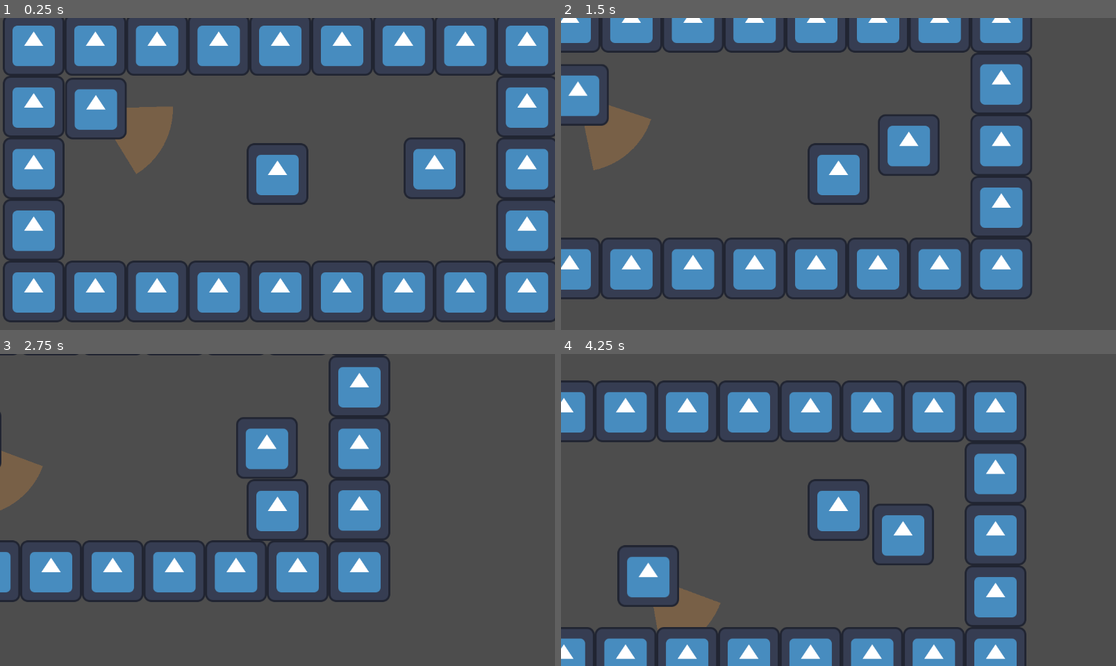
Above: before the commit, frames 1-4 (two rows, left to right).
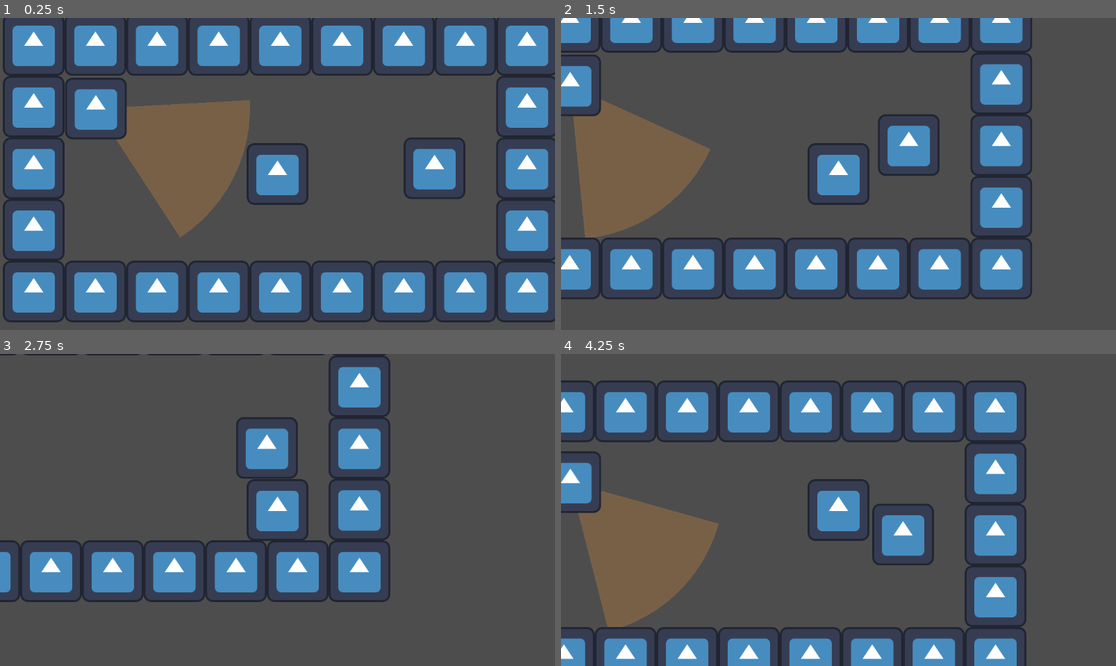
Above: after the commit, the same moments.

Repository: haileytrinh/LDC4
Game: Godot game, scene res://level.tscn
The game is run twice, just before and just after one commit, with the same random seed, the same clock (stepped at 60 frames per second) and the same inputs. Before the commit the project starts from res://main.tscn. The engine's default icon, where the game draws it, is replaced by a stand-in: a white triangle on a blue panel in a dark square.
Inputs:
- Up to frame 1 (0.25 s): no input
- Up to frame 2 (1.5 s): hold D (move_right) 0.53-1.28 s; hold E (interact) 0.53-1.28 s; hold S (move_down) from 1.28 s (still down); tap E (interact) at 1.35 s
- Up to frame 3 (2.75 s): release S (move_down) at 2.03 s; hold D (move_right) from 2.03 s (still down); hold E (interact) from 2.03 s (still down)
- Up to frame 4 (4.25 s): release D (move_right) at 2.78 s; release E (interact) at 2.78 s; hold W (move_up) 2.78-3.53 s; tap E (interact) at 2.85 s; hold A (move_left) from 3.53 s (still down); hold E (interact) from 3.53 s (still down)

The runs differ from the first frame. In frame 1, 5.4% of the frame differs, in the area x 20-46%, y 26-71%; in frame 2, 6.3%; in frame 3, 0.9%; in frame 4, 8.6%, in the area x 0-29%, y 31-89%.

Commit message:
Partially fixed hunter AI.
Cone size, sweeping speed, and sweeping angle fixed. Need to check if walls actually block vision and investigation timing when losing sight of wolf.

Diff:
--- a/ldc-4/hunter.gd
+++ b/ldc-4/hunter.gd
@@ -11,14 +11,16 @@
 ## A Node2D whose Marker2D children are the patrol points, in order.
 @export var waypoint_parent: Node2D
 @export var patrol_speed := 90.0
-@export var pause_time := 1.2
+@export var pause_time := 4.0
 ## false = loop around the points, true = walk to the end and back again
 @export var ping_pong := true
 
 @export_group("Senses")
-@export var vision_range := 160.0
+@export var vision_range := 320.0
 ## Full width of the cone, in degrees
 @export var vision_angle := 60.0
+## Total degrees the cone sweeps side to side while he looks around
+@export var look_sweep_angle := 150.0
 ## Wolf must stay in the cone this long before the hunter reacts (fairness window)
 @export var notice_time := 0.25
 ## Physics layers that block line of sight (layer 1 = walls and trees)
@@ -32,7 +34,7 @@
 
 @export_group("Investigate")
 @export var investigate_speed := 110.0
-@export var investigate_wait := 3.0
+@export var investigate_wait := 4.0
 
 var state := State.PATROL
 var facing := Vector2.RIGHT
@@ -53,10 +55,14 @@
 var stun_left := 0.0
 var pause_t := 0.0
 var pause_angle := 0.0
+var wait_total := 1.0
+var start_facing := Vector2.RIGHT
 
 
 func _ready() -> void:
 	add_to_group("hunters")
+	add_to_group("resettable")
+	start_facing = facing
 	wolf = get_tree().get_first_node_in_group("wolf")
 	spawn_pos = global_position
 	if waypoint_parent:
@@ -177,6 +183,7 @@
 func reset() -> void:
 	global_position = spawn_pos
 	velocity = Vector2.ZERO
+	facing = start_facing
 	wp_index = 0
 	wp_dir = 1
 	wait_left = 0.0
@@ -223,6 +230,7 @@
 
 func _start_wait(seconds: float) -> void:
 	wait_left = seconds
+	wait_total = seconds
 	pause_t = 0.0
 	pause_angle = facing.angle()
 	velocity = Vector2.ZERO
@@ -232,7 +240,9 @@
 func _look_around(delta: float) -> void:
 	velocity = Vector2.ZERO
 	pause_t += delta
-	facing = Vector2.from_angle(pause_angle + sin(pause_t * 2.5) * 0.9)
+	var progress := clampf(pause_t / maxf(wait_total, 0.01), 0.0, 1.0)
+	var half_sweep := deg_to_rad(look_sweep_angle) * 0.5
+	facing = Vector2.from_angle(pause_angle + sin(progress * TAU) * half_sweep)
 
 
 ## Returns true if the hunter just switched to CHASE
--- /dev/null
+++ b/ldc-4/level.gd
@@ -0,0 +1,11 @@
+extends Node2D
+
+
+# Called when the node enters the scene tree for the first time.
+func _ready() -> void:
+	pass # Replace with function body.
+
+
+# Called every frame. 'delta' is the elapsed time since the previous frame.
+func _process(delta: float) -> void:
+	pass
--- a/ldc-4/main.tscn
+++ b/ldc-4/level.tscn
@@ -1,12 +1,13 @@
 [gd_scene format=4 uid="uid://qa6kub78ui5r"]
 
-[ext_resource type="PackedScene" uid="uid://ewbfhdt67jxg" path="res://wolf.tscn" id="1_0xm2m"]
-[ext_resource type="PackedScene" uid="uid://cds2rc7jh2khm" path="res://node_2d.tscn" id="2_h2yge"]
-[ext_resource type="Texture2D" uid="uid://brwr2bvfp5lh2" path="res://icon.svg" id="3_h2yge"]
-[ext_resource type="PackedScene" uid="uid://db0f81afgcotr" path="res://hunter.tscn" id="4_1bvp3"]
+[ext_resource type="Script" uid="uid://dxt7584741gn5" path="res://level.gd" id="1_f2txt"]
+[ext_resource type="PackedScene" uid="uid://ewbfhdt67jxg" path="res://wolf.tscn" id="2_1ainy"]
+[ext_resource type="PackedScene" uid="uid://db0f81afgcotr" path="res://hunter.tscn" id="3_n6hdu"]
+[ext_resource type="Texture2D" uid="uid://brwr2bvfp5lh2" path="res://icon.svg" id="4_km5ld"]
+[ext_resource type="PackedScene" uid="uid://cds2rc7jh2khm" path="res://node_2d.tscn" id="5_i2t4f"]
 
 [sub_resource type="TileSetAtlasSource" id="TileSetAtlasSource_1bvp3"]
-texture = ExtResource("3_h2yge")
+texture = ExtResource("4_km5ld")
 0:0/0 = 0
 0:0/0/physics_layer_0/polygon_0/points = PackedVector2Array(-8, -8, 8, -8, 8, 8, -8, 8)
 1:0/0 = 0
@@ -140,11 +141,12 @@
 sources/0 = SubResource("TileSetAtlasSource_1bvp3")
 
 [node name="Level" type="Node2D" unique_id=778940516]
+script = ExtResource("1_f2txt")
 
-[node name="Wolf" parent="." unique_id=528376113 instance=ExtResource("1_0xm2m")]
+[node name="Wolf" parent="." unique_id=528376113 instance=ExtResource("2_1ainy")]
 position = Vector2(-326, 12)
 
-[node name="Hunter" parent="." unique_id=243705381 node_paths=PackedStringArray("waypoint_parent") instance=ExtResource("4_1bvp3")]
+[node name="Hunter" parent="." unique_id=243705381 node_paths=PackedStringArray("waypoint_parent") instance=ExtResource("3_n6hdu")]
 position = Vector2(-703, -124)
 waypoint_parent = NodePath("../Route1")
 
Not shown, added: ldc-4/level.gd.uid
Not shown: 1 places in ldc-4/level.tscn that only renumber resources
Not shown, added: process/videos/week1nov8_hunterAI_iter1.mp4
Not shown, added: process/videos/week1nov9_hunterAI_iter2.mp4
